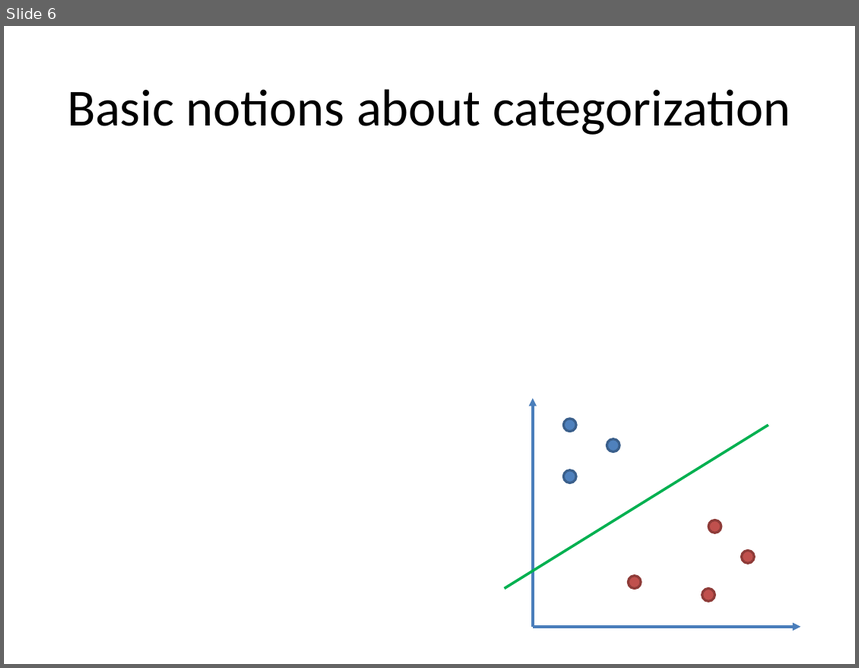
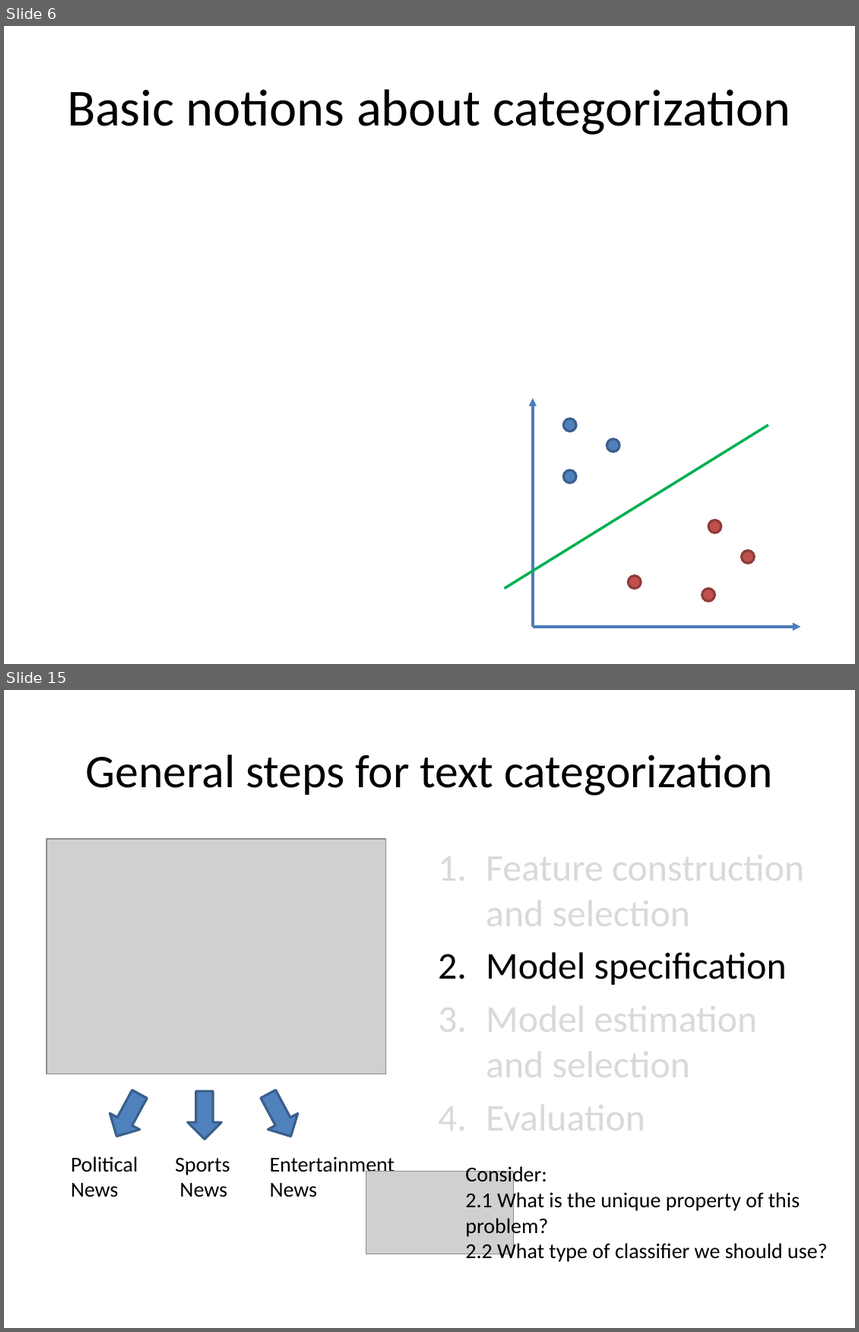
Before and after one commit to wang296/CS6501-Text-Mining, a slide deck: docs/Text Categorization.pptx. Shown one above the other, each under a label of ours: slide 6 before the commit, slides 6 and 15 after it; the slides between them are not shown. The pictures are 859x668 and 859x1332 pixels, drawn with LibreOffice and Linux fonts; fonts in the diff are those of the drawing; grey boxes stand for pictures. Boxes give left, top, right and bottom in pixels: in the first picture for what was removed or moved away, otherwise in the second. Text is boxed around its words. In the diff, an @@ line names an element or a change of style, - is before the commit and + after.

```diff
--- a/docs/Text Categorization.pptx
+++ b/docs/Text Categorization.pptx
@@ slide 15 added at (4,690,855,1328), background #FFFFFF @@
@@ title added at (86,755,772,796), 39.6 pt, text #000000 @@
+General steps for text categorization
@@ picture added at (47,839,386,1075) @@
@@ text added at (486,845,804,1141), 32 pt, text #D9D9D9 @@
+1. Feature construction and selection
+2. Model specification
+3. Model estimation and selection
+4. Evaluation
@@ down arrow added at (102,1087,154,1144), fill #4F81BD, outline #3A5F8C 2 pt @@
@@ down arrow added at (188,1092,222,1139), fill #4F81BD, outline #3A5F8C 2 pt @@
@@ down arrow added at (253,1087,306,1144), fill #4F81BD, outline #3A5F8C 2 pt @@
@@ text added at (71,1157,138,1198), 18 pt, text #000000 @@
+Political News
@@ text added at (175,1158,230,1198), 18 pt, text #000000 @@
+Sports News
@@ text added at (270,1157,395,1198), 18 pt, text #000000 @@
+Entertainment News
@@ text added at (465,1164,827,1264), 18 pt, text #000000 @@
+Consider:
+2.1 What is the unique property of this problem?
+2.2 What type of classifier we should use?
@@ picture added at (367,1172,514,1255) @@
```
Also in this commit, not shown: 3 slides changed, 8 other slides added, 1 other file.
